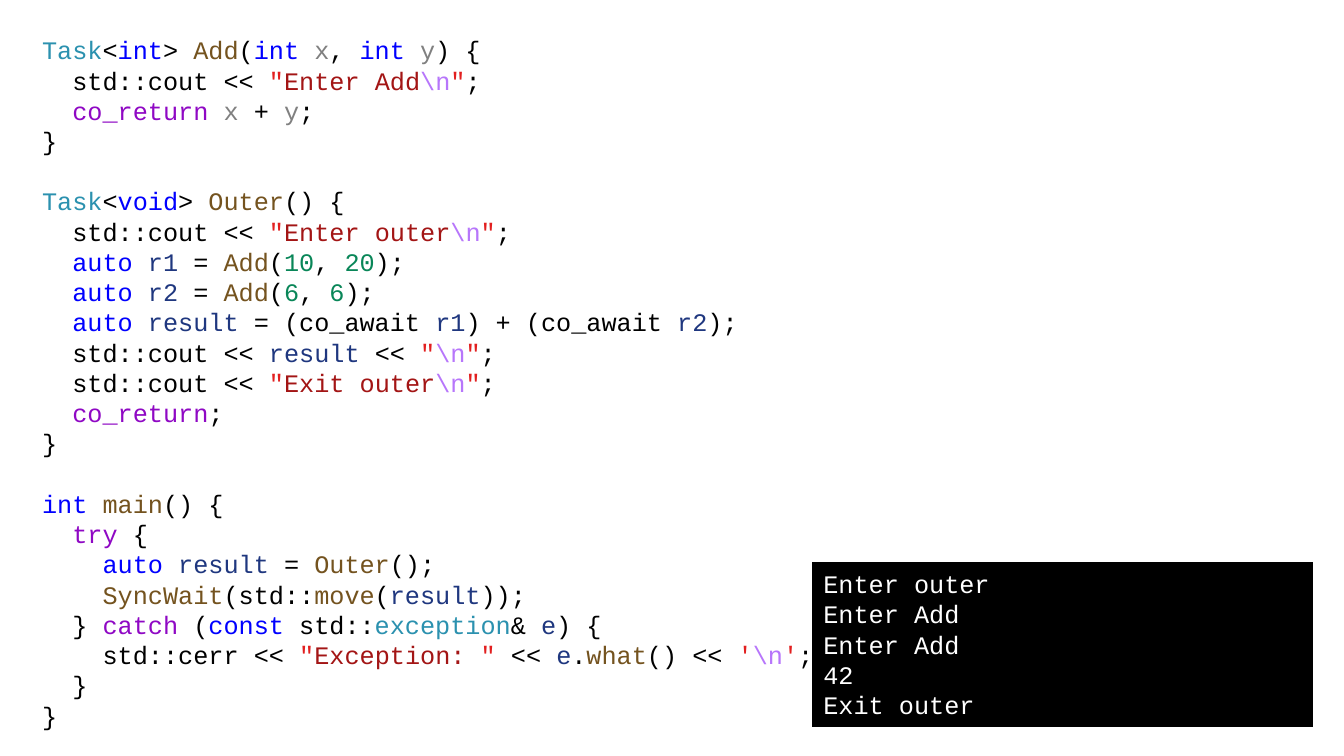
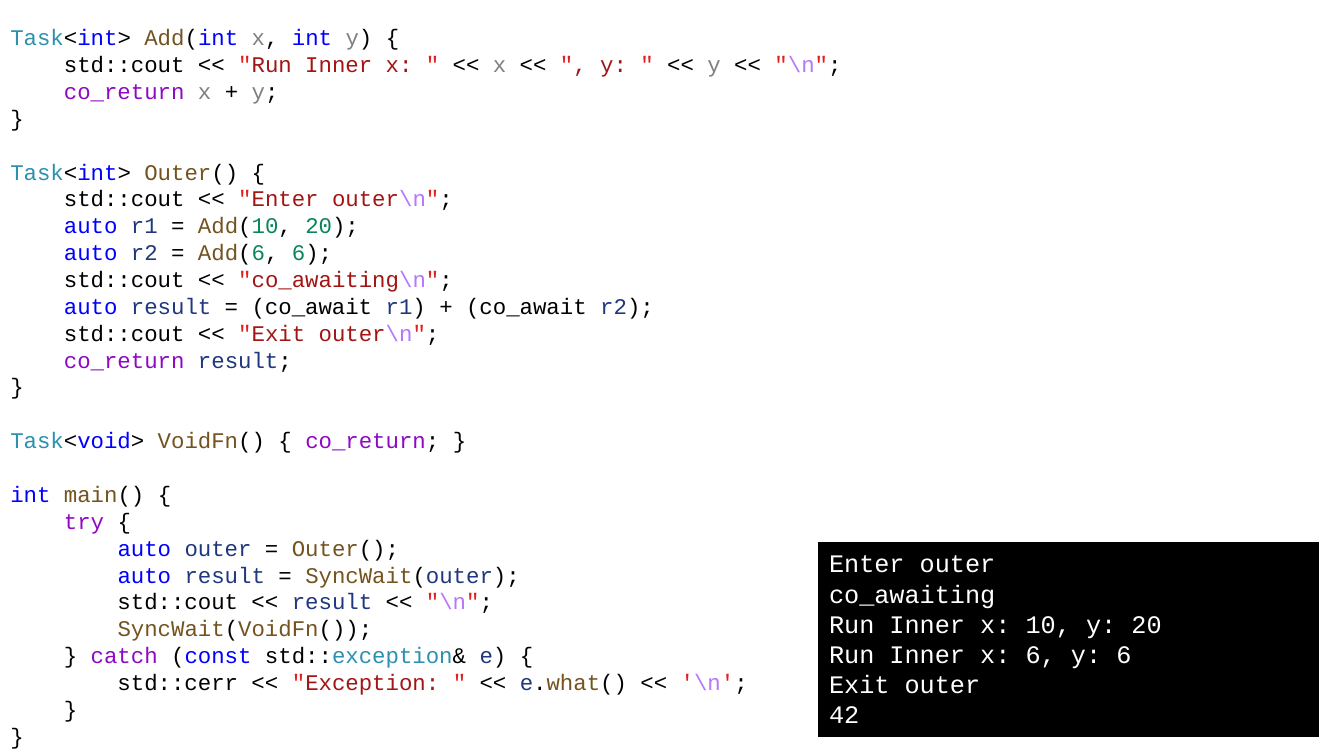
Before and after one commit to alexey-malov/pc, a slide deck: slide 85 of lectures/12/Coroutines.pptx (slide 82 before the commit). Drawn at 1344x756 pixels with LibreOffice and Linux fonts; fonts in the diff are those of the drawing. Boxes give left, top, right and bottom in pixels: in the first picture for what was removed or moved away, otherwise in the second. Text is boxed around its words. In the diff, an @@ line names an element or a change of style, - is before the commit and + after.

```diff
--- a/lectures/12/Coroutines.pptx
+++ b/lectures/12/Coroutines.pptx
@@ text "Task<int> Add(int x, int y) ...": place and size @@
-text "Task<int> Add(int x, int y) ..." at (42, 41, 814, 673)
+text "Task<int> Add(int x, int y) ..." at (10, 29, 841, 695)
@@ text at (10, 29, 748, 695): size 18 to 16 pt in "Task<int> Add(int x, int y) {", "co_return x + y;", "}", "std::cout << "Enter outer\n";" and 11 more places @@
@@ text at (64, 56, 841, 77): text changed; size 18 to 16 pt @@
-std::cout << "Enter Add\n";
+std::cout << "Run Inner x: " << x << ", y: " << y << "\n";
@@ text at (10, 163, 238, 185): text changed; size 18 to 16 pt @@
-Task<void> Outer() {
+Task<int> Outer() {
@@ text at (64, 271, 453, 292): paragraph added @@
+std::cout << "co_awaiting\n";
@@ text at (64, 351, 292, 372): text changed; size 18 to 16 pt @@
-co_return;
+co_return result;
@@ text at (72, 343, 496, 367): paragraph removed @@
-std::cout << result << "\n";
@@ text at (10, 432, 439, 453): paragraph added @@
+Task<void> VoidFn() { co_return; }
@@ text at (117, 540, 519, 641): text changed; size 18 to 16 pt; text colour #74531F to #000000 @@
-auto result = Outer();
-SyncWait(std::move(result));
+auto outer = Outer();
+auto result = SyncWait(outer);
+std::cout << result << "\n";
+SyncWait(VoidFn());
@@ rectangle "Enter outer": place and size @@
-rectangle "Enter outer" at (814, 564, 1312, 727)
+rectangle "Enter outer" at (820, 542, 1318, 736)
@@ text in rectangle at (829, 584, 1161, 694): text changed @@
-Enter Add
-Enter Add
+co_awaiting
+Run Inner x: 10, y: 20
+Run Inner x: 6, y: 6
+Exit outer
@@ text in rectangle at (823, 696, 975, 715): paragraph removed @@
-Exit outer
```
Also in this commit, not shown: 17 other slides changed, 4 slides added, 4 other files.
